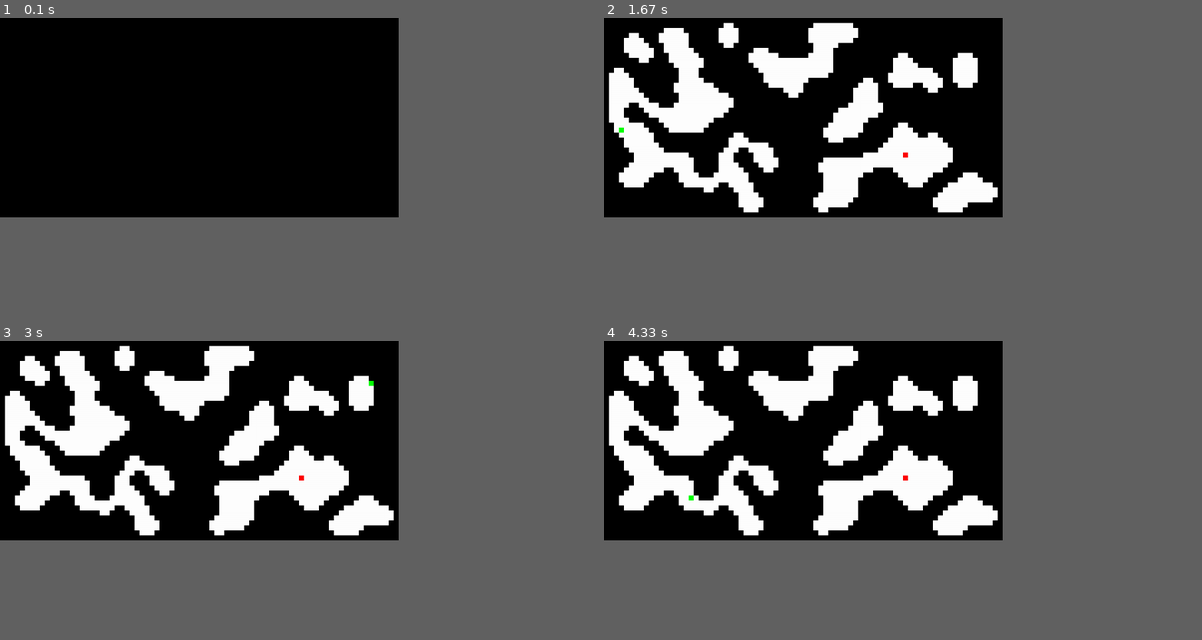
Above: before the commit, frames 1-4 (two rows, left to right).
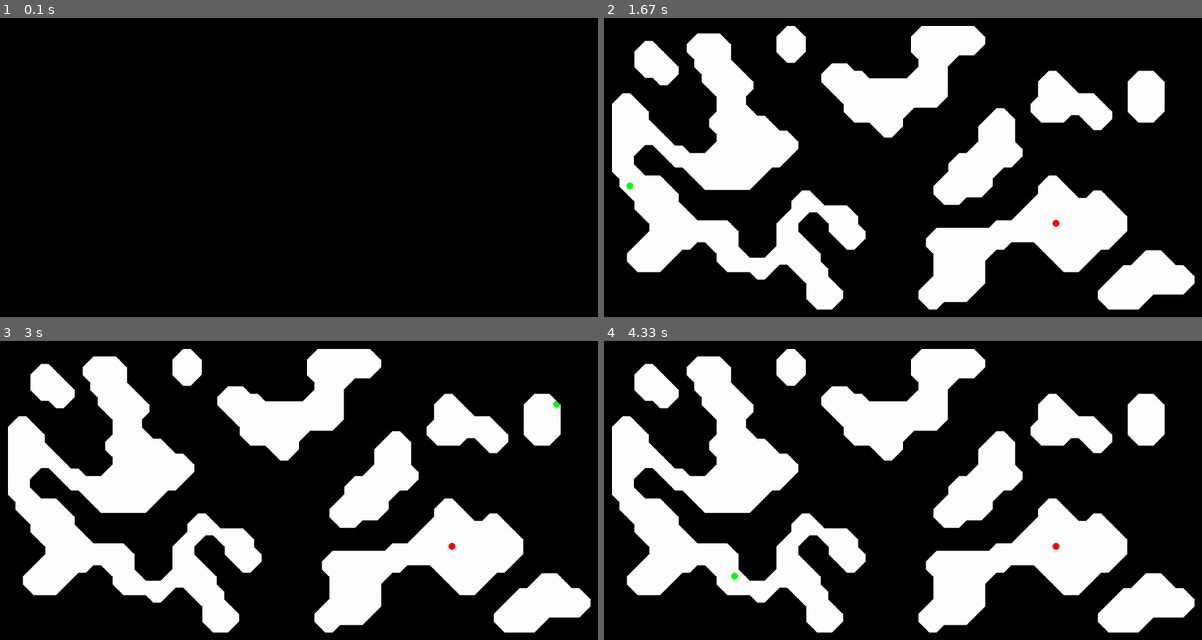
Above: after the commit, the same moments.

Repository: rahul38888/Caves
Game: pygame game, started from __init__.py
Same seed, same stepped clock (60 frames per second), same inputs: the game is played once before the commit and once after it.
Inputs:
- Up to frame 1 (0.1 s): no input
- Up to frame 2 (1.67 s): tap T at 0.33 s; tap S at 0.67 s
- Up to frame 3 (3 s): tap T at 2.07, 2.53 s
- Up to frame 4 (4.33 s): tap T at 3.03, 3.37, 3.87, 4.17 s
In our replay, the window is 600x300 before the commit and 900x450 after it. These sizes can differ from the game's own. Grey fills any space a smaller window leaves; there, only what the larger window draws over its background counts as a difference.

The runs differ from the first frame. In frame 1, only the window size differs. In frame 2, 38% of the frame differs, in the area x 0-99%, y 1-98%; in frame 3, 38%; in frame 4, 38%.

Commit message:
opposide 2 wall case render handled, entity and path render

Diff:
--- a/src/app.py
+++ b/src/app.py
@@ -1,6 +1,7 @@
 import pygame
 
 from datahandler.layout import Layout
+from render.renderdatagenerator import coordinate_data
 from scripts.pathfindingapp import PathFindingApp
 from scripts.algos.pathfinder import PathFinder
 from scripts.algos.caveprocedural import CaveProcedural
@@ -9,9 +10,10 @@
 
 class App:
     def __init__(self):
-        self.sq_width = 10
+        self.sq_width = 15
         self.size = (80, 40)
-        self.itertions = 50
+        self.screen_size = (self.size[0]*self.sq_width, self.size[1]*self.sq_width)
+        self.itertions = 20
         self.fps_cap = 10
 
         self.state = dict()
@@ -30,7 +32,7 @@
         self.pathfinderapp.add_follower()
 
         self.state["source"] = self.pathfinderapp.layout.sources.pop()
-        self.pathfinderapp.layout.add_follower(source=self.state["source"])
+        self.pathfinderapp.layout.add_source(source=self.state["source"])
 
         self.state["path"] = self.pathfinderapp.get_path(source=self.state["source"])
 
@@ -53,20 +55,26 @@
 
     def renderHandler(self):
         def render(display):
-            for y in range(self.cave.height):
-                for x in range(self.cave.width):
-                    color_val = (not self.pathfinderapp.layout.grid[y][x]) * 255
+            triangles = coordinate_data(self.cave.layout.grid, self.sq_width)
+            display.fill((255, 255, 255))
 
-                    color = (color_val, color_val, color_val)
-                    if self.pathfinderapp.layout.is_target((x, y)):
-                        color = (0, 255, 0)
-                    elif self.pathfinderapp.layout.is_source((x, y)):
-                        color = (255, 0, 0)
-                    elif self.state["path"] and self.state["path"].__contains__((x, y)):
-                        color = (0, 0, 255)
+            if len(self.state["path"]):
+                color = (0, 0, 255)
+                points = list(map(lambda c: ((c[0] + 0.5) * self.sq_width, (c[1] + 0.5) * self.sq_width),self.state["path"]))
+                pygame.draw.lines(display, color, False, points, width=2)
+            if self.pathfinderapp.layout.target:
+                color = (0, 255, 0)
+                x, y = self.pathfinderapp.layout.target
+                pygame.draw.circle(display, color, ((x+0.5) * self.sq_width, (y+0.5) * self.sq_width), self.sq_width/2, width=0)
+            if self.state["source"]:
+                color = (255, 0, 0)
+                x, y = self.state["source"]
+                pygame.draw.circle(display, color, ((x+0.5) * self.sq_width, (y+0.5) * self.sq_width), self.sq_width/2, width=0)
 
-                    rect = [x * self.sq_width, y * self.sq_width, self.sq_width, self.sq_width]
-                    pygame.draw.rect(display, color, rect)
+
+            for tri in triangles:
+                pygame.draw.polygon(display, [0, 0, 0], list(tri), width=0)
+                # pygame.draw.lines(display, [0, 0, 0], True, list(tri), blend=1)
 
             pygame.display.flip()
 
@@ -75,8 +83,8 @@
     def init(self):
         self.update_source()
 
-        self.renderEngine = RenderEngine([self.size[0] * self.sq_width, self.size[1] * self.sq_width],
-                                         self.updateHandler(), self.renderHandler(), self.keymapHandler(), self.fps_cap)
+        self.renderEngine = RenderEngine(list((1200, 600)), self.updateHandler(),
+                                         self.renderHandler(), self.keymapHandler(), self.fps_cap)
 
         return self.renderEngine
 
--- a/src/datahandler/layout.py
+++ b/src/datahandler/layout.py
@@ -44,5 +44,5 @@
     def new_target(self, target: tuple = None):
         self.target = target if target else self._random_position()
 
-    def add_follower(self, source: tuple = None):
+    def add_source(self, source: tuple = None):
         self.sources.add(source if source else self._random_position())
--- /dev/null
+++ b/src/datahandler/screencomponents.py
@@ -0,0 +1,64 @@
+from enum import Enum
+
+
+class Points(Enum):
+    A = (-0.5, -0.5)
+    B = (0, -0.5)
+    C = (0.5, -0.5)
+    D = (0.5, 0)
+    E = (0.5, 0.5)
+    F = (0, 0.5)
+    G = (-0.5, 0.5)
+    H = (-0.5, 0)
+
+
+coordinate_map = {
+    # 0
+    (0, 0, 0, 0): [],
+
+    # 1
+    (1, 0, 0, 0): [(Points.A.value, Points.B.value, Points.H.value)],
+    (0, 1, 0, 0): [(Points.B.value, Points.C.value, Points.D.value)],
+    (0, 0, 1, 0): [(Points.D.value, Points.E.value, Points.F.value)],
+    (0, 0, 0, 1): [(Points.H.value, Points.F.value, Points.G.value)],
+
+    # 2
+    (1, 1, 0, 0): [(Points.A.value, Points.C.value, Points.D.value),
+                   (Points.A.value, Points.D.value, Points.H.value)],
+    (0, 1, 1, 0): [(Points.B.value, Points.C.value, Points.E.value),
+                   (Points.B.value, Points.E.value, Points.F.value)],
+    (0, 0, 1, 1): [(Points.H.value, Points.D.value, Points.E.value),
+                   (Points.H.value, Points.E.value, Points.G.value)],
+    (1, 0, 0, 1): [(Points.A.value, Points.B.value, Points.F.value),
+                   (Points.A.value, Points.F.value, Points.G.value)],
+    (1, 0, 1, 0): [(Points.A.value, Points.B.value, Points.H.value),
+                   (Points.D.value, Points.E.value, Points.F.value)],
+    (0, 1, 0, 1): [(Points.B.value, Points.C.value, Points.D.value),
+                   (Points.H.value, Points.F.value, Points.G.value)],
+    # (1, 0, 1, 0): [(Points.A.value, Points.B.value, Points.D.value),
+    #                (Points.A.value, Points.D.value, Points.E.value),
+    #                (Points.A.value, Points.E.value, Points.F.value),
+    #                (Points.A.value, Points.F.value, Points.H.value)],
+    # (0, 1, 0, 1): [(Points.B.value, Points.C.value, Points.D.value),
+    #                (Points.B.value, Points.D.value, Points.F.value),
+    #                (Points.B.value, Points.F.value, Points.G.value),
+    #                (Points.B.value, Points.G.value, Points.H.value)],
+
+    # 3
+    (1, 1, 1, 0): [(Points.A.value, Points.C.value, Points.E.value),
+                   (Points.A.value, Points.E.value, Points.F.value),
+                   (Points.A.value, Points.F.value, Points.H.value)],
+    (0, 1, 1, 1): [(Points.B.value, Points.C.value, Points.E.value),
+                   (Points.B.value, Points.E.value, Points.G.value),
+                   (Points.B.value, Points.G.value, Points.H.value)],
+    (1, 0, 1, 1): [(Points.A.value, Points.B.value, Points.D.value),
+                   (Points.A.value, Points.D.value, Points.E.value),
+                   (Points.A.value, Points.E.value, Points.G.value)],
+    (1, 1, 0, 1): [(Points.A.value, Points.C.value, Points.D.value),
+                   (Points.A.value, Points.D.value, Points.F.value),
+                   (Points.A.value, Points.F.value, Points.G.value)],
+
+    # 4
+    (1, 1, 1, 1): [(Points.A.value, Points.C.value, Points.E.value),
+                   (Points.A.value, Points.E.value, Points.G.value)]
+}
--- a/src/render/engine.py
+++ b/src/render/engine.py
@@ -6,7 +6,7 @@
         self.dimensions = dimensions
 
         pygame.init()
-        self.display = pygame.display.set_mode(dimensions)
+        self.display = pygame.display.set_mode(dimensions, pygame.RESIZABLE)
         pygame.display.set_caption("Caves")
 
         self.keymap = keymap
--- a/src/render/renderdatagenerator.py
+++ b/src/render/renderdatagenerator.py
@@ -1,42 +1,73 @@
-def coordinate_data(grid: list, sq_width: int, screen: tuple):
+import pygame
+import random
+
+from datahandler.screencomponents import coordinate_map
+
+
+def coordinate_data(grid: list, sq_width: float) -> list:
     grid_w = len(grid[0])
     grid_h = len(grid)
+    triangles = []
     for y in range(grid_h + 1):
         for x in range(grid_w + 1):
-            if 0 < y < grid_h + 1 and 0 < x < grid_w + 1:
-                pass
-            else:
-                _get_coordinate((1, 1, 1, 1), sq_width=sq_width)
+            activation = (1, 1, 1, 1)
+            if 0 < y < grid_h and 0 < x < grid_w:
+                activation = (grid[y - 1][x - 1], grid[y - 1][x], grid[y][x], grid[y][x - 1])
+
+            triangles += _get_triangles((x, y), activation, sq_width=sq_width)
+
+    return triangles
 
 
-# i j
-# l k
-# (i,j,k,l)
-def _get_coordinate(cord_activations: tuple, sq_width: int):
-    coordinate_map = {
-        # 1
-        (1, 0, 0, 0): [((-0.5, -0.5), (0, -0.5), (-0.5, 0))],
-        (0, 1, 0, 0): [((0, -0.5), (0.5, -0.5), (0.5, 0))],
-        (0, 0, 1, 0): [((0.5, 0), (0.5, 0.5), (0, 0.5))],
-        (0, 0, 0, 1): [((0.5, 0), (0.5, 0.5), (0, 0.5))],
+def _get_triangles(index: tuple, cord_activations: tuple, sq_width: float) -> list:
+    triangles = []
+    for tri in coordinate_map.get(cord_activations):
+        triangles.append(tuple(map(lambda c: (sq_width * index[0] + c[0] * sq_width,
+                                              sq_width * index[1] + c[1] * sq_width), tri)))
 
-        # 2
-        (1, 1, 0, 0): [((-0.5, -0.5), (0.5, -0.5), (-0.5, 0)), ((0.5, -0.5), (0.5, 0), (-0.5, 0))],
-        (0, 1, 1, 0): [((0, -0.5), (0.5, -0.5), (0, 0.5)), ((0.5, -0.5), (0.5, 0), (0.5, 0.5))],
-        (0, 0, 1, 1): [((-0.5, 0), (0.5, 0), (-0.5, 0.5)), ((0.5, 0), (0.5, 0.5), (-0.5, 0.5))],
-        (1, 0, 0, 1): [((-0.5, -0.5), (0, -0.5), (-0.5, 0.5)), ((0, -0.5), (0, 0.5), (-0.5, 0.5))],
-        (1, 0, 1, 0): [((-0.5, -0.5), (0, -0.5), (0.5, 0)), ((-0.5, -0.5), (0.5, 0), (0.5, 0.5)),
-                       ((-0.5, -0.5), (0.5, 0.5), (0, 0.5)), ((-0.5, -0.5), (0, 0.5), (-0.5, 0))],
-        (0, 1, 0, 1): [((0, -0.5), (0.5, -0.5), (0.5, 0)), ((0, -0.5), (0.5, 0), (0, 0.5)),
-                       ((0, -0.5), (0, 0.5), (-0.5, 0.5)), ((0, -0.5), (-0.5, 0.5), (-0.5, 0))],
+    return triangles
 
-        # 3
-        (1, 1, 1, 0): [],
-        (0, 1, 1, 1): [],
-        (1, 0, 1, 1): [],
-        (1, 1, 0, 1): [],
 
-        # 4
-        (1, 1, 1, 1): []
+if __name__ == '__main__':
+    pygame.init()
+    pygame.font.init()
+    screen_size = 600
+    display = pygame.display.set_mode((screen_size, screen_size))
+    pygame.display.set_caption("Caves")
 
-    }
+    clock = pygame.time.Clock()
+
+    grid_size = 50
+    sq_w = screen_size / grid_size
+    grid = [[random.randint(0, 1) for i in range(grid_size)] for j in range(grid_size)]
+    # triangles = coordinate_data(grid, sq_width=sq_w)
+    triangles = _get_triangles((1, 1), (0, 0, 0, 0), sq_width=screen_size/3)
+
+    activations = list(coordinate_map.keys())
+    index = 0
+
+    running = True
+    while running:
+        clock.tick(10)
+
+        for event in pygame.event.get():
+            if event.type == pygame.QUIT:
+                running = False
+            if event.type == pygame.KEYDOWN and event.key == pygame.K_SPACE:
+                index = (index + 1) % len(activations)
+                # triangles = coordinate_data(grid, sq_width=sq_w)
+                triangles = _get_triangles((1, 1), activations[index], sq_width=screen_size/3)
+
+            display.fill((255, 255, 255))
+            rect = [screen_size/3, screen_size/3, int(screen_size/3), int(screen_size/3)]
+            pygame.draw.rect(display, [0, 255, 0], rect, width=2)
+
+            myfont = pygame.font.SysFont('Comic Sans MS', 30)
+            textsurface = myfont.render(str(activations[index]), False, (0, 0, 0))
+            display.blit(textsurface,(0,0))
+            for tri in triangles:
+                pygame.draw.polygon(display, [255, 0, 0], list(tri), width=2)
+
+        pygame.display.update()
+
+    pygame.quit()
--- a/src/scripts/pathfindingapp.py
+++ b/src/scripts/pathfindingapp.py
@@ -19,7 +19,7 @@
         self.recalculate()
 
     def add_follower(self, source: tuple = None):
-        self.layout.add_follower(source)
+        self.layout.add_source(source)
 
     def get_path(self, source: tuple) -> list:
         path = []
